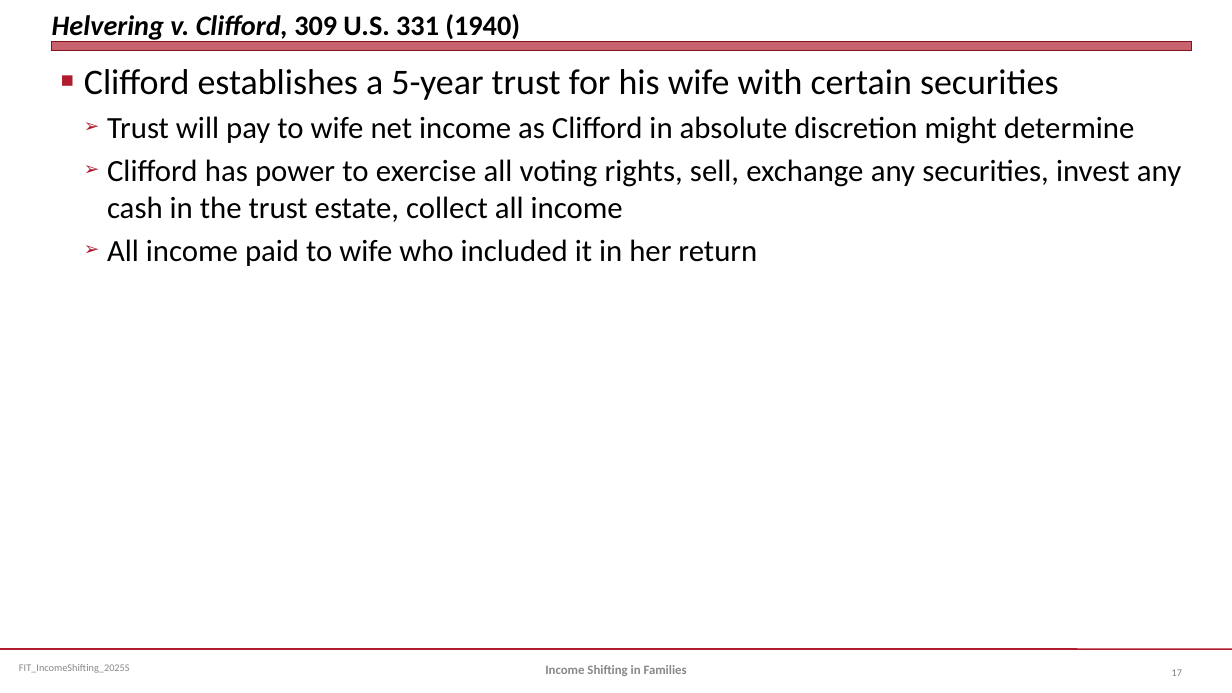
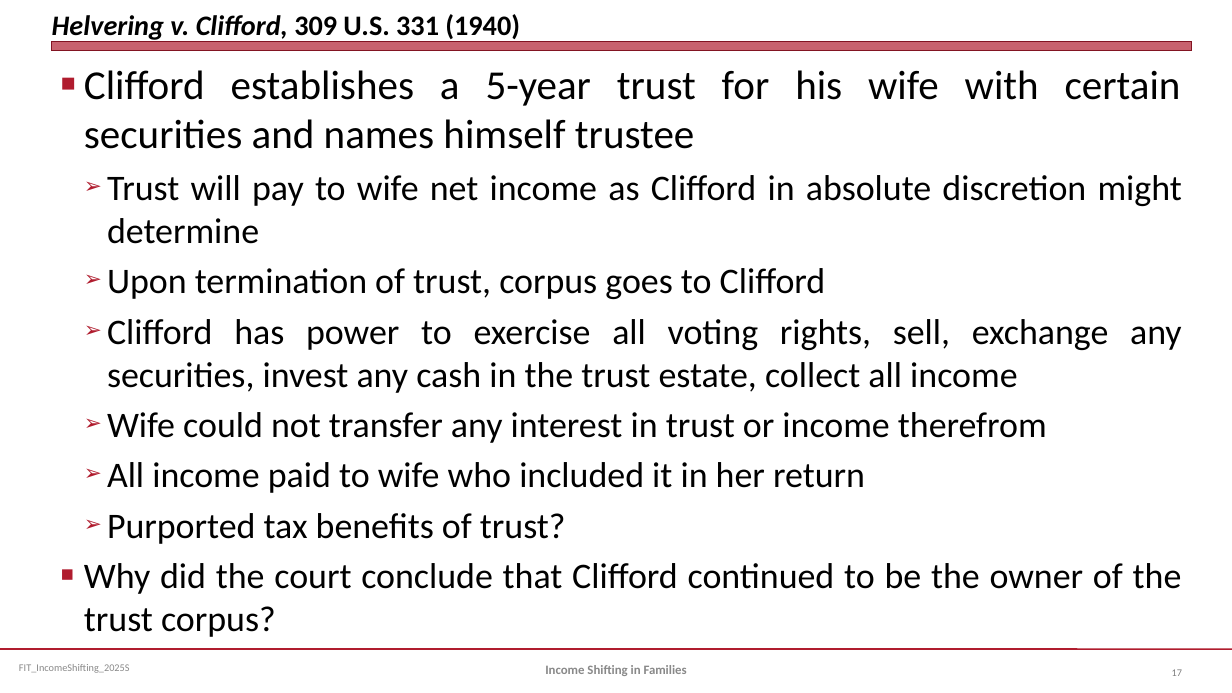
Before and after one commit to jmc877/Fed-Income-Tax, a slide deck: slide 17 of slides/FIT_IncomeShifting_2025S.pptx. Drawn at 1232x693 pixels with LibreOffice and Linux fonts; fonts in the diff are those of the drawing. Boxes give left, top, right and bottom in pixels: in the first picture for what was removed or moved away, otherwise in the second. Text is boxed around its words. In the diff, an @@ line names an element or a change of style, - is before the commit and + after.

```diff
--- a/slides/FIT_IncomeShifting_2025S.pptx
+++ b/slides/FIT_IncomeShifting_2025S.pptx
@@ text at (84,70,1181,149): text changed; size 28 to 32 pt @@
-■ Clifford establishes a 5-year trust for his wife with certain securities
+■ Clifford establishes a 5-year trust for his wife with certain securities and names himself trustee
@@ text at (107,175,1182,493): size 24 to 28 pt in "Trust will pay to wife net income ...", "Clifford has power to exercise all voting ...", "All income paid to wife who included ..." @@
@@ text at (107,268,826,299): paragraph added @@
+  ➢ Upon termination of trust, corpus goes to Clifford
@@ text at (107,412,1047,443): paragraph added @@
+  ➢ Wife could not transfer any interest in trust or income therefrom
@@ text at (84,513,1182,637): paragraphs added @@
+  ➢ Purported tax benefits of trust?
+■ Why did the court conclude that Clifford continued to be the owner of the trust corpus?
```
Also in this commit, not shown: 3 other slides changed, 4 slides added.
